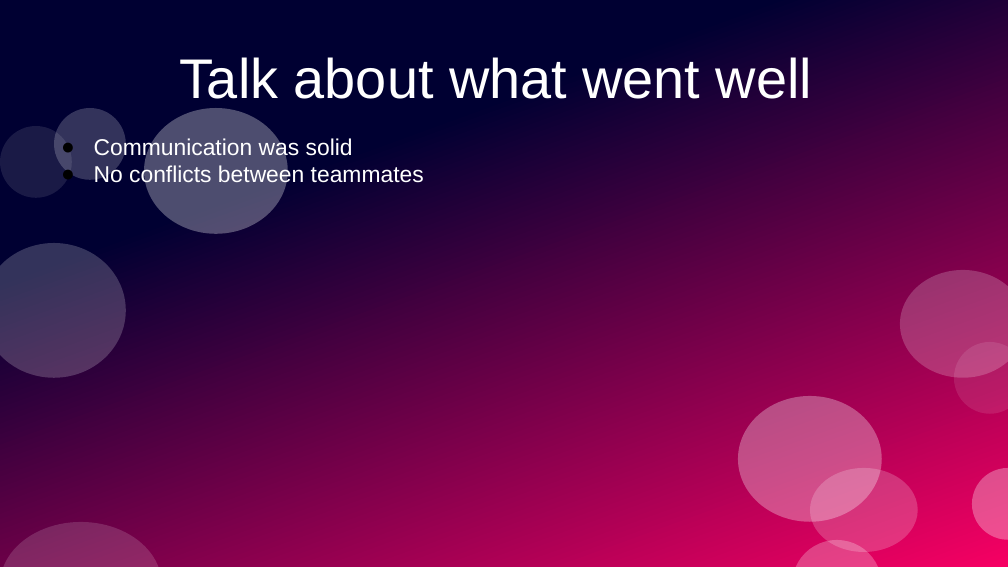
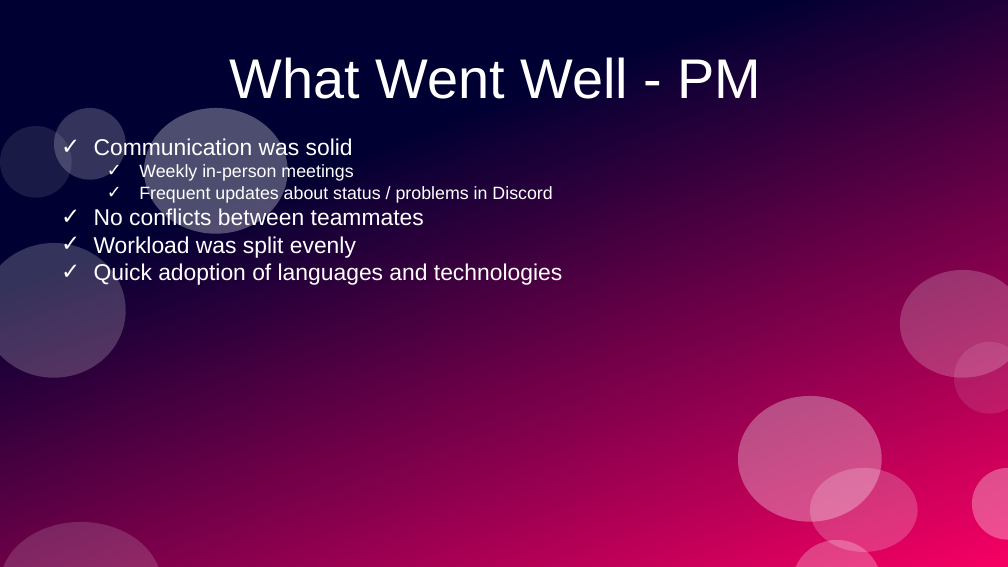
Before and after one commit to PrototypeProto/COP_4331_Small-Project, a slide deck: slide 7 of Pres.pptx. Drawn at 1008x567 pixels with LibreOffice and Linux fonts; fonts in the diff are those of the drawing. Boxes give left, top, right and bottom in pixels: in the first picture for what was removed or moved away, otherwise in the second. Text is boxed around its words. In the diff, an @@ line names an element or a change of style, - is before the commit and + after.

```diff
--- a/Pres.pptx
+++ b/Pres.pptx
@@ title at [230, 57, 762, 99]: text changed @@
-Talk about what went well
+What Went Well - PM
@@ text at [94, 137, 424, 231]: bullet ● to ✓; more space between paragraphs; bullet colour #000000 to #FFFFFF @@
@@ text at [139, 164, 552, 203]: paragraphs added @@
+  ✓ Weekly in-person meetings
+  ✓ Frequent updates about status / problems in Discord
@@ text at [94, 236, 562, 286]: paragraphs added @@
+✓ Workload was split evenly
+✓ Quick adoption of languages and technologies
```
Also in this commit, not shown: 11 other slides changed, 7 slides added, 1 slide removed.
